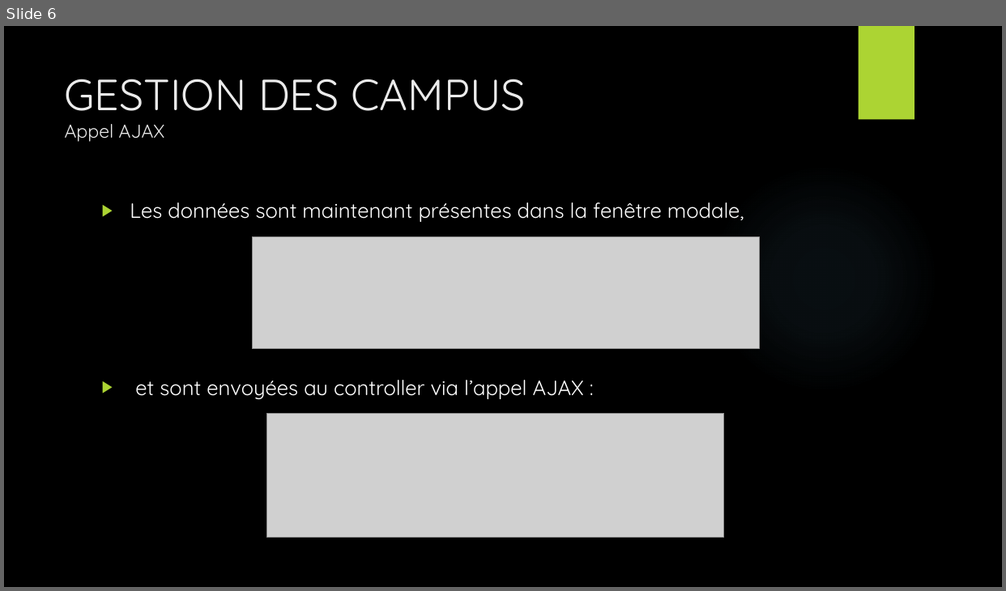
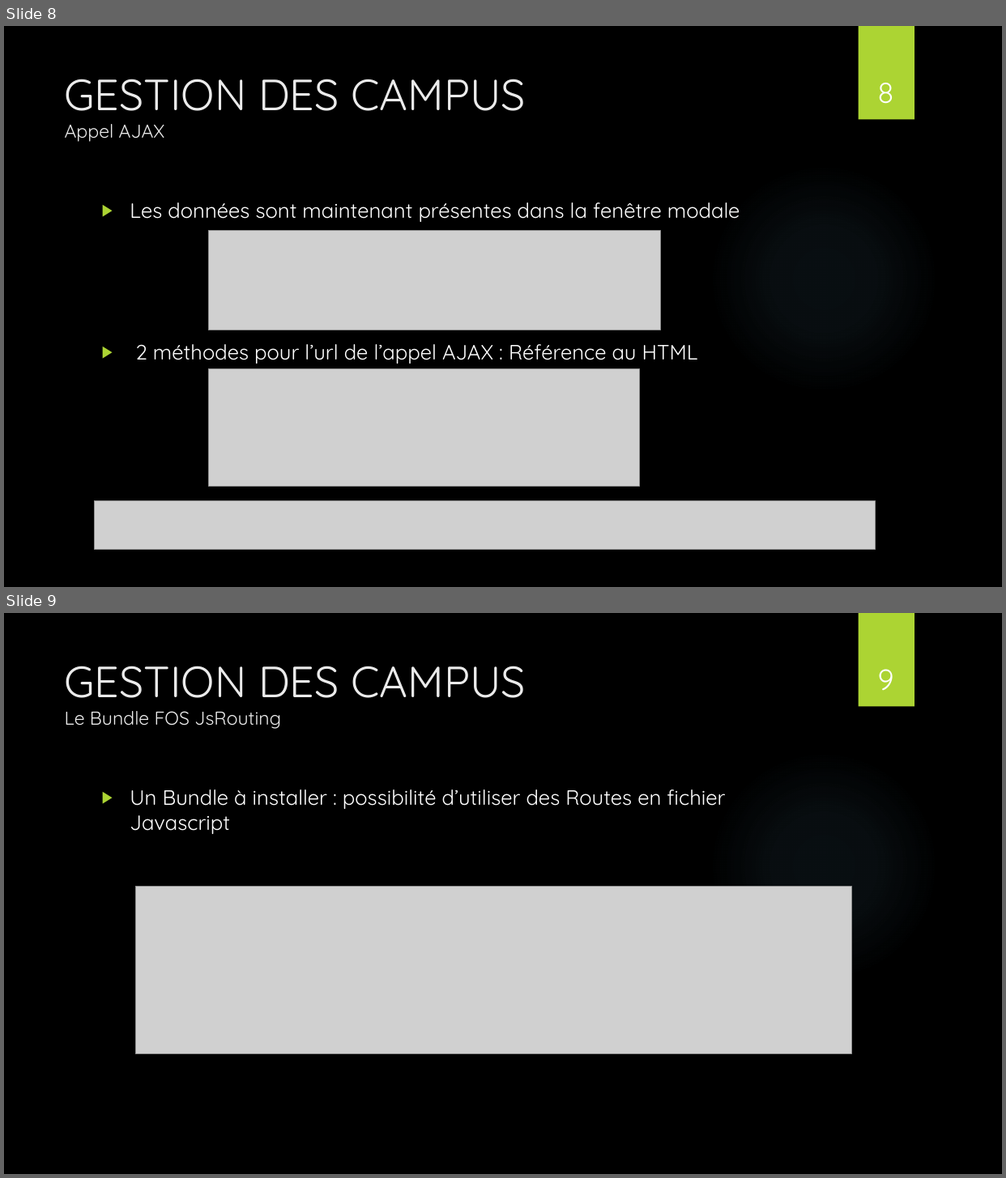
Before and after one commit to gaelherambourg/sorties.com, a slide deck: SORTIR.pptx. Shown one above the other, each under a label of ours: slide 6 before the commit, slides 8 and 9 after it. The pictures are 1006x591 and 1006x1178 pixels, drawn with LibreOffice and Linux fonts; fonts in the diff are those of the drawing; grey boxes stand for pictures; background and template pictures are left out. Boxes give left, top, right and bottom in pixels: in the first picture for what was removed or moved away, otherwise in the second. Text is boxed around its words. In the diff, an @@ line names an element or a change of style, - is before the commit and + after.

```diff
--- a/SORTIR.pptx
+++ b/SORTIR.pptx
@@ slide 9 added at <box>4,613,1002,1174</box>, background picture (left out); not listed: 2 template elements that a slide beside it also shows @@
@@ title added at <box>65,666,526,729</box>, 18 pt, text #EBEBEB @@
+GESTION DES CAMPUS
+Le Bundle FOS JsRouting
@@ page number added at <box>878,669,894,691</box>, 28 pt, text #FFFFFF @@
+9
@@ text added at <box>130,790,725,834</box>, 20 pt, text #FFFFFF @@
+▶ Un Bundle à installer : possibilité d’utiliser des Routes en fichier Javascript
@@ picture added at <box>136,886,852,1054</box> @@
@@ what was slide 6 is now slide 8 @@
@@ slide 8 changed as well @@
@@ page number added at <box>877,83,893,104</box>, 28 pt, text #FFFFFF @@
+8
@@ text at <box>130,203,740,364</box>: text changed @@
-▶ Les données sont maintenant présentes dans la fenêtre modale,
-▶ et sont envoyées au controller via l’appel AJAX :
+▶ Les données sont maintenant présentes dans la fenêtre modale
+▶ 2 méthodes pour l’url de l’appel AJAX : Référence au HTML
@@ picture: place and size @@
-picture at <box>253,237,760,349</box>
+picture at <box>208,230,661,331</box>
@@ picture: place and size @@
-picture at <box>266,413,724,537</box>
+picture at <box>208,369,640,486</box>
@@ picture added at <box>95,501,876,550</box> @@
```
Also in this commit, not shown: 8 other slides changed, 2 other slides added, 1 other file.
